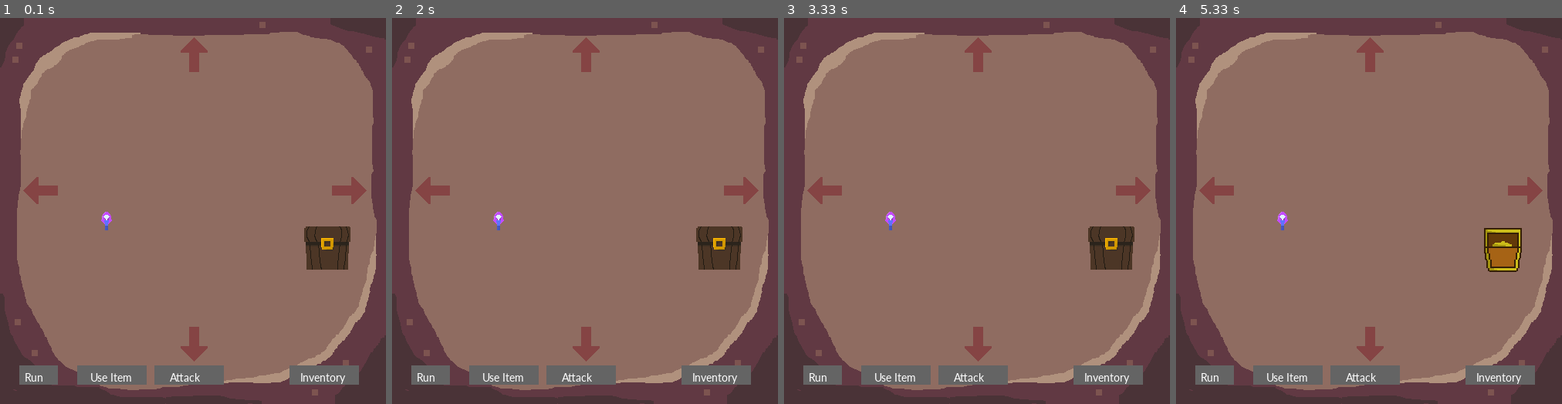
Above: before the commit, frames 1-4 (left to right).
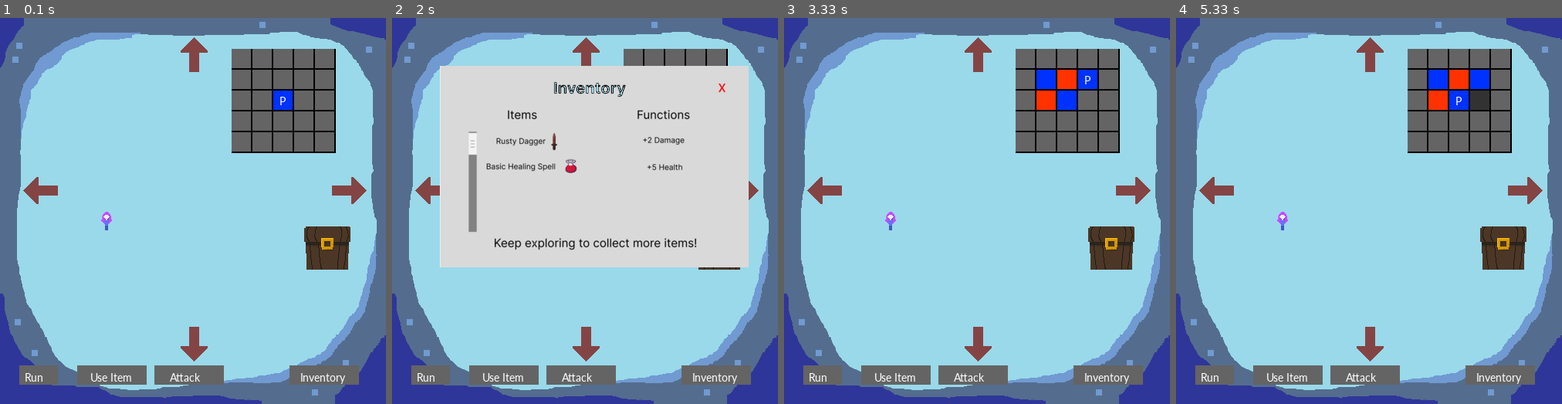
Above: after the commit, the same moments.

Repository: anra8571/csci4448_dungeoncrawler
Game: pygame game, started from pygame_test.py
Two runs of this game, one before a commit and one after it. Both use one fixed random seed, a clock stepped at 60 frames per second and the inputs below.
Inputs (mouse positions are in pixels of both pictures, inside the frame that each line leads up to):
- Up to frame 1 (0.1 s): no input
- Up to frame 2 (2 s): click (430, 187) at 0.38 s; click (585, 52) at 0.72 s; click (739, 187) at 1.05 s; click (585, 342) at 1.38 s; click "Inventory" at 1.72 s
- Up to frame 3 (3.33 s): click (1112, 83) at 2.05 s; click (977, 52) at 2.38 s; click (1131, 187) at 3.22 s
- Up to frame 4 (5.33 s): click (1369, 342) at 4.05 s; click (1469, 272) at 4.38 s; click (1214, 187) at 5.22 s

The runs differ from the first frame. In frame 1, 94% of the frame differs, in the area x 0-100%, y 0-100%; in frame 2, 96%; in frame 3, 94%; in frame 4, 96%.

Commit message:
adding mini-map and rest of room functionality

Diff:
--- /dev/null
+++ b/chest.py
@@ -0,0 +1,33 @@
+import pygame
+import os
+import item
+
+from pygame.locals import (
+    RLEACCEL,
+    K_UP,
+    K_DOWN,
+    K_LEFT,
+    K_RIGHT,
+    K_ESCAPE,
+    KEYDOWN,
+    QUIT,
+    MOUSEBUTTONDOWN,
+)
+
+class ChestSprite(pygame.sprite.Sprite):
+    def __init__(self, image_name):
+        super(ChestSprite, self).__init__()
+        char_path = os.path.join("graphics", image_name)
+        self.surf = pygame.image.load(char_path).convert()
+        self.surf.set_colorkey((0, 0, 0), RLEACCEL)
+        self.rect = self.surf.get_rect()
+        self.opened = False
+    def open(self):
+        if not self.opened: # can only loot once
+            self.opened = True
+            char_path = os.path.join("graphics", "chest_open.png")
+            self.surf = pygame.image.load(char_path).convert()
+            self.surf.set_colorkey((0, 0, 0), RLEACCEL)
+            self.rect = self.surf.get_rect()
+            acquired_item = item.pool.acquire()
+            return acquired_item
--- a/pygame_test.py
+++ b/pygame_test.py
@@ -5,6 +5,7 @@
 
 import item
 import room
+import chest
 import pygame
 from pygame.locals import (
     RLEACCEL,
@@ -45,21 +46,6 @@
         self.surf = pygame.image.load(char_path).convert()
         self.surf.set_colorkey((0, 0, 0), RLEACCEL)
         self.rect = self.surf.get_rect()
-
-class ChestSprite(pygame.sprite.Sprite):
-    def __init__(self, image_name):
-        super(ChestSprite, self).__init__()
-        char_path = os.path.join("graphics", image_name)
-        self.surf = pygame.image.load(char_path).convert()
-        self.surf.set_colorkey((0, 0, 0), RLEACCEL)
-        self.rect = self.surf.get_rect()
-    def open(self):
-        char_path = os.path.join("graphics", "chest_open.png")
-        self.surf = pygame.image.load(char_path).convert()
-        self.surf.set_colorkey((0, 0, 0), RLEACCEL)
-        self.rect = self.surf.get_rect()
-        acquired_item = item.pool.acquire()
-        return acquired_item
 
 class ArrowSprite(pygame.sprite.Sprite):
     def __init__(self, direction):
@@ -86,26 +72,49 @@
     def __init__(self):
         self.inventory = []
 
+def PrintMap(map, currentRoom, screen):
+    pygame.draw.rect(screen, (0,0,0), [300, 40, 135, 135]) # mini-map backdrop
+    for i in range(5):
+        for j in range(5):
+            x = i - 2 # the room coordinates are centered on (0,0), top left is (-2,-2)
+            y = j - 2
+            if (x,y) in map: # if we have been to the room before and know its type
+                room = map[(x,y)]
+                if room.roomType == "safe" and room.chest.opened == False:
+                    color = (0, 50, 255) # blue-ish
+                elif room.roomType == "safe":
+                    color = (50, 50, 50) # brown-ish
+                else:
+                    color = (255, 50, 0) # red-ish
+            else:
+                color = (100,100,100) # grey-ish
+
+            pygame.draw.rect(screen, color, [300 + i*27, 40 + j*27, 25, 25]) # Inventory
+    text = smallfont.render("P", True, (255, 255, 255))
+    screen.blit(text, (362 + (currentRoom.x)*27, 99 + (currentRoom.y)*27))
+
+
 # Setup
 WIDTH = 500
 HEIGHT = 500
 pygame.init()
 screen = pygame.display.set_mode([WIDTH, HEIGHT])
-bg_path = os.path.join("graphics", "arena.png")
-bg_image = pygame.image.load(bg_path)
+bg_looted_path = os.path.join("graphics", "arena.png")
+bg_looted = pygame.image.load(bg_looted_path)
 bg_monster_path = os.path.join("graphics", "bg_monster.png")
 bg_monster = pygame.image.load(bg_monster_path)
+bg_safe_path = os.path.join("graphics", "bg_safe.png")
+bg_safe = pygame.image.load(bg_safe_path)
 smallfont = pygame.font.SysFont('Corbel', 16)
 show_inventory = False
-pygame.cursors.Cursor()
+# pygame.cursors.Cursor()
 
 # Instanciate starting objects
 player_sprite = PlayerSprite()
 player = Player()
 monster = MonsterSprite(MONSTER_IMAGES[0])
 inventory = InventorySprite()
-chest = ChestSprite("closed_chest.png")
-chest_opened = False
+
 northArrow = ArrowSprite("North")
 eastArrow = ArrowSprite("East")
 southArrow = ArrowSprite("South")
@@ -113,18 +122,25 @@
 
 map = {} # empty dictionary that will contain all the rooms - coordinate tuple is the key, room object value
 currentRoom = room.Room((0,0), "safe") # create initial room at (0,0) and it is a safe room
+map[(0,0)] = currentRoom
 
 numDefeated = 0 # number of enemies defeated
 
 run = True
 while run:
+
     # Draws the background and inventory buttons
-    if currentRoom.roomType == "safe":
-        screen.blit(bg_image, (0, 0)) # safe room background
-        screen.blit((chest.surf), ((3 * WIDTH)/4, HEIGHT/2))
+    if currentRoom.roomType == "safe" and currentRoom.chest.opened == False:
+        screen.blit(bg_safe, (0, 0)) # safe room background
+        screen.blit((currentRoom.chest.surf), ((3 * WIDTH)/4, HEIGHT/2))
+    elif currentRoom.roomType == "safe":
+        screen.blit(bg_looted, (0, 0)) # safe room background
+        screen.blit((currentRoom.chest.surf), ((3 * WIDTH)/4, HEIGHT/2))
     else:
         screen.blit(bg_monster, (0,0)) # monster background
         screen.blit((monster.surf), ((3 * WIDTH)/4, HEIGHT/2))
+
+    PrintMap(map, currentRoom, screen)
 
     pygame.draw.rect(screen, (100, 100, 100), [375, 450, 90, 25]) # Inventory
     text = smallfont.render("Inventory", True, (255, 255, 255))
@@ -139,19 +155,25 @@
     text = smallfont.render("Attack", True, (255, 255, 255))
     screen.blit(text, (220, 457))
 
-    # pygame.draw.rect(screen, (100, 100, 100), [100, 450, 300, 25]) # Use Item in fight
-    # text = smallfont.render("Use Item", True, (255, 255, 255))
-    # screen.blit(text, (135, 457))
+    validMoves = [] # get valid moves so we put arrows in the right spots
+
+    if currentRoom.y > -2:
+        screen.blit((northArrow.surf), (225, 20))
+        validMoves.append("North")
+    if currentRoom.x < 2:
+        screen.blit((eastArrow.surf), (WIDTH - 75, HEIGHT/2 -50))
+        validMoves.append("East")
+    if currentRoom.y < 2:
+        screen.blit((southArrow.surf), (225, HEIGHT-100))
+        validMoves.append("South")
+    if currentRoom.x > -2:
+        screen.blit((westArrow.surf), (30, HEIGHT/2-50))
+        validMoves.append("West")
+
     if (show_inventory):
-        screen.blit((inventory.surf), ((WIDTH)/8, HEIGHT/8))
-        continue
+        screen.blit(inventory.surf, (WIDTH/8, HEIGHT/8))
     else:
         screen.blit(player_sprite.surf, (WIDTH/4, HEIGHT/2))
-
-    screen.blit((northArrow.surf), (225, 20))
-    screen.blit((eastArrow.surf), (WIDTH - 75, HEIGHT/2 -50))
-    screen.blit((southArrow.surf), (225, HEIGHT-100))
-    screen.blit((westArrow.surf), (30, HEIGHT/2-50))
 
     # Gets the mouse position
     mouse = pygame.mouse.get_pos()
@@ -163,36 +185,43 @@
             run = False
         if event.type == MOUSEBUTTONDOWN:
             print(mouse)
-
-            # arrow
-            if 235 <= mouse[0] < 270 and 25 <= mouse[1] <= 70: # northArrow.rect.collidepoint(mouse)
-                ArrowSprite.Clicked(northArrow)
-                currentRoom = room.Room.SpawnRoom(map, currentRoom, (currentRoom.x, currentRoom.y), numDefeated, "north")
-            elif 430 <= mouse[0] < 475 and 205 <= mouse[1] <= 240:
-                ArrowSprite.Clicked(eastArrow)
-                currentRoom = room.Room.SpawnRoom(map, currentRoom, (currentRoom.x, currentRoom.y), numDefeated, "east")
-            elif 235 <= mouse[0] < 270 and 400 <= mouse[1] <= 445:
-                ArrowSprite.Clicked(southArrow)
-                currentRoom = room.Room.SpawnRoom(map, currentRoom, (currentRoom.x, currentRoom.y), numDefeated, "south")
-            elif 30 <= mouse[0] < 75 and 205 <= mouse[1] <= 240:
-                ArrowSprite.Clicked(westArrow)
-                currentRoom = room.Room.SpawnRoom(map, currentRoom, (currentRoom.x, currentRoom.y), numDefeated, "west")
+            if not show_inventory:
+                # clicking on arrow
+                if 235 <= mouse[0] < 270 and 25 <= mouse[1] <= 70 and "North" in validMoves: # northArrow.rect.collidepoint(mouse)
+                    ArrowSprite.Clicked(northArrow)
+                    currentRoom = room.Room.SpawnRoom(map, currentRoom, (currentRoom.x, currentRoom.y), numDefeated, "north")
+                    print("current room coordinates are (" + str(currentRoom.x) + "," + str(currentRoom.y) + ")")
+                elif 430 <= mouse[0] < 475 and 205 <= mouse[1] <= 240 and "East" in validMoves:
+                    ArrowSprite.Clicked(eastArrow)
+                    currentRoom = room.Room.SpawnRoom(map, currentRoom, (currentRoom.x, currentRoom.y), numDefeated, "east")
+                    print("current room coordinates are (" + str(currentRoom.x) + "," + str(currentRoom.y) + ")")
+                elif 235 <= mouse[0] < 270 and 400 <= mouse[1] <= 445 and "South" in validMoves:
+                    ArrowSprite.Clicked(southArrow)
+                    currentRoom = room.Room.SpawnRoom(map, currentRoom, (currentRoom.x, currentRoom.y), numDefeated, "south")
+                    print("current room coordinates are (" + str(currentRoom.x) + "," + str(currentRoom.y) + ")")
+                elif 30 <= mouse[0] < 75 and 205 <= mouse[1] <= 240 and "West" in validMoves:
+                    ArrowSprite.Clicked(westArrow)
+                    currentRoom = room.Room.SpawnRoom(map, currentRoom, (currentRoom.x, currentRoom.y), numDefeated, "west")
+                    print("current room coordinates are (" + str(currentRoom.x) + "," + str(currentRoom.y) + ")")
+
+                # clicking on chest
+                if currentRoom.chest != None:
+                    # Clicked chest
+                    if ((3 * WIDTH)/4) <= mouse[0] < ((3 * WIDTH)/4) + 100 and HEIGHT/2 <= mouse[1] <= HEIGHT/2 + 100:
+                        print("clicked chest")
+                        acquired_item = currentRoom.chest.open()
+                        if acquired_item != None:
+                            player.inventory.append(acquired_item)
+                        print(f"Inventory: {player.inventory}")
 
             # Clicked inventory button
-            if 375 <= mouse[0] <= 465 and 375 <= mouse[1] <= 400:
+            if 375 <= mouse[0] <= 465 and 450 <= mouse[1] <= 475:
+                print("clicked inventory")
                 show_inventory = True
             # Clicked inventory exit
             if 420 <= mouse[0] <= 430 and 75 <= mouse[1] <= 95:
                 show_inventory = False
-            # Clicked chest
-            if ((3 * WIDTH)/4) <= mouse[0] < ((3 * WIDTH)/4) + 100 and HEIGHT/2 <= mouse[1] <= HEIGHT/2 + 100:
-                print("chest opened")
-                acquired_item = chest.open()
-                player.inventory.append(acquired_item)
-                print(f"Inventory: {player.inventory}")
-
-    # screen.blit(player.surf, (WIDTH/4, HEIGHT/2))
-    # screen.blit((chest.surf), ((3 * WIDTH)/4, HEIGHT/2))
+
 
     pygame.display.update()
 
--- a/room.py
+++ b/room.py
@@ -1,31 +1,34 @@
 import random
+import chest
 
 class Room():
 
     def __init__(self, coords, roomType): # for initial safe room,
 
+        self.chest = None
         if roomType == "random":
             # room type, chest, coordinates, monster
             num = random.randint(1, 10)
             if num <= 8: # 80% chance of monster room
                 self.roomType = "monster"
+                # self.monster = Monster()
+                print("Init monster for this room")
             else: # 20% chance of safe room
                 self.roomType = "safe"
-
-            if self.roomType == "monster":
-                # self.monster = Monster()
-                print("Init monster for this room")
-            else:
-                # self.chest = Chest()
+                self.chest = chest.ChestSprite("closed_chest.png")
                 print("Init chest for this room")
 
             self.x = coords[0] # pass in the x and y coordinates when initialized, based on player's location and which arrow is clicked
             self.y = coords[1]
-        else:
+        else: # if we need to specifically define the saferoom or boss room
             # room type, chest, coordinates, monster
             self.roomType = roomType
 
-            # self.chest = Chest() # init chest for this room
+            if roomType == "safe":
+                self.chest = chest.ChestSprite("closed_chest.png") # init chest for this room
+            if roomType == "boss":
+                print("boss room")
+                # different background, and will lead to end of game
 
             self.x = coords[0] # pass in the x and y coordinates when initialized, based on player's location and which arrow is clicked
             self.y = coords[1]
@@ -33,11 +36,11 @@
 
     def SpawnRoom(map, currentRoom, coord, numDefeated, direction):
         if direction == "north":
-            new_coord = (coord[0], coord[1]+1)
+            new_coord = (coord[0], coord[1]-1)
         elif direction == "east":
             new_coord = (coord[0]+1, coord[1])
         elif direction == "south":
-            new_coord = (coord[0], coord[1]-1)
+            new_coord = (coord[0], coord[1]+1)
         else: # west
             new_coord = (coord[0]-1, coord[1])
         if new_coord not in map: # generate room
